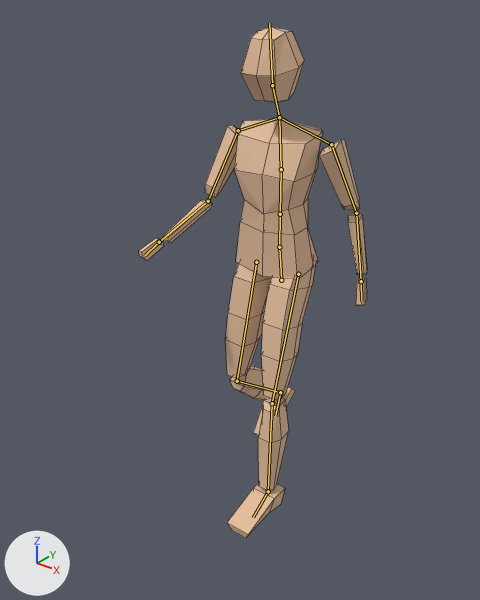
One commit to the Blender file assets/common/human01.blend: the scene before it, then after it.
The view is the same before and after, from a camera (50 mm lens) standing at (1.39, -2.01, 2.12) and looking at (-0.09, -0.16, 0.97). Lighting does not change. The marker at lower left points along +X, +Y and +Z. Both versions are drawn at frame 2 of the action 'attack'; the numbers are the values there. The bones that bend it are drawn over the model as lines. Mesh edges are drawn as thin lines.
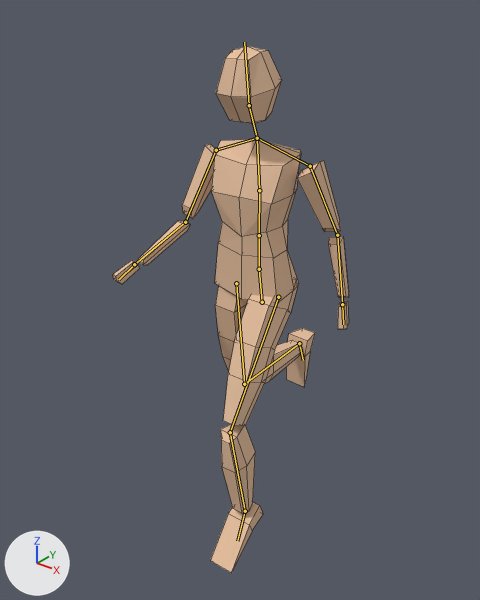
Commit message: improved attack animation

Boxes [x1, y1, x2, y2] around the edits, measured in the pictures (480 x 600 px):
'Plane', posed
    before: [139, 27, 367, 538]
    after: [113, 46, 349, 572]
bone 'spine', root to tip
    before: (281, 280) to (279, 247)
    after: (262, 302) to (259, 269)
bone 'thigh.L', root to tip
    before: (298, 274) to (272, 403)
    after: (278, 297) to (230, 432)
bone 'shin.L', root to tip
    before: (272, 403) to (268, 491)
    after: (230, 432) to (245, 511)
bone 'foot.L', root to tip
    before: (268, 491) to (253, 517)
    after: (245, 511) to (237, 541)
bone 'thigh.R', root to tip
    before: (256, 262) to (237, 381)
    after: (236, 283) to (244, 384)
bone 'shin.R', root to tip
    before: (237, 381) to (280, 392)
    after: (244, 384) to (299, 343)

The edits, one by one:
Bone 'spine' (bone_spine) moves from (0.0, 0.03, 0.05) to (0.0, 0.014, 0.187).
Bone 'thigh.L' (bone_thigh_l) turns from (-8, 0, 0) to (-26, 0, 0) degrees about its own x, y and z.
Bone 'shin.L' (bone_shin_l) turns from (6, 0, 0) to (36, 1, -1) degrees about its own x, y and z.
Bone 'foot.L' (bone_foot_l) turns from (3, 0, 0) to (26, 1, 0) degrees about its own x, y and z.
Bone 'thigh.R' (bone_thigh_r) turns from (-1, 0, 3) to (19, 0, 3) degrees about its own x, y and z.
Bone 'shin.R' (bone_shin_r) turns from (54, 0, 0) to (69, 0, 0) degrees about its own x, y and z.
